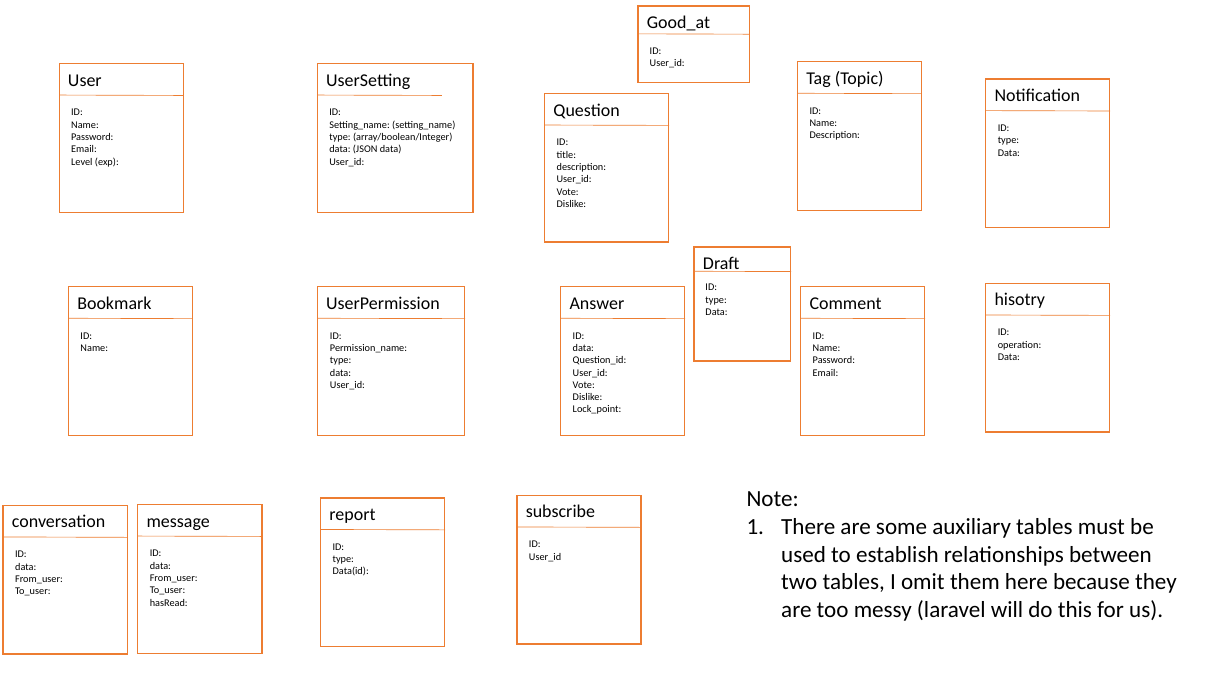
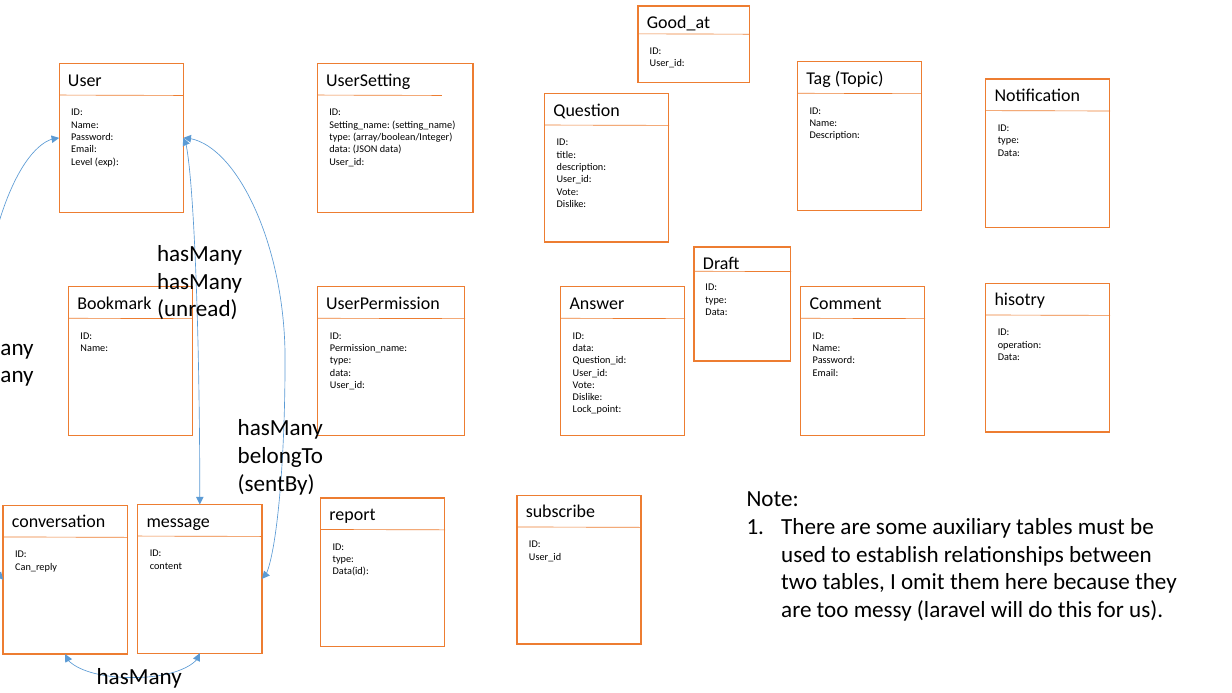
Before and after one commit to xpdavid/Ding, a slide deck: slide 1 of database_structure.pptx. Drawn at 1232x693 pixels with LibreOffice and Linux fonts; fonts in the diff are those of the drawing. Boxes give left, top, right and bottom in pixels: in the first picture for what was removed or moved away, otherwise in the second. Text is boxed around its words. In the diff, an @@ line names an element or a change of style, - is before the commit and + after.

Commit message:
partial message function implemented
1. can send message to user

```diff
--- a/database_structure.pptx
+++ b/database_structure.pptx
@@ curved double arrow added from (59, 138) to (3, 579), #5B9BD5 0.5 pt @@
@@ curved double arrow added from (183, 138) to (200, 505), #5B9BD5 0.5 pt @@
@@ curved double arrow added from (183, 138) to (262, 579), #5B9BD5 0.5 pt @@
@@ text added at (x1=157, y1=241, x2=242, y2=323), 18 pt, text #000000 @@
+hasMany
+hasMany
+(unread)
@@ text added at (x1=0, y1=327, x2=43, y2=393), 18 pt, text #000000 @@
+hasMany
+hasMany
@@ text added at (x1=238, y1=416, x2=323, y2=497), 18 pt, text #000000 @@
+hasMany
+belongTo
+(sentBy)
@@ text at (x1=15, y1=563, x2=57, y2=572): text changed @@
-data:
-From_user:
-To_user:
+Can_reply
@@ text at (x1=150, y1=562, x2=182, y2=569): text changed @@
-data:
-From_user:
-To_user:
-hasRead:
+content
@@ curved double arrow added from (66, 654) to (200, 653), #5B9BD5 0.5 pt @@
@@ text added at (x1=97, y1=668, x2=182, y2=688), 18 pt, text #000000 @@
+hasMany
+belongTo
```
Also in this commit, not shown: 7 other files.
